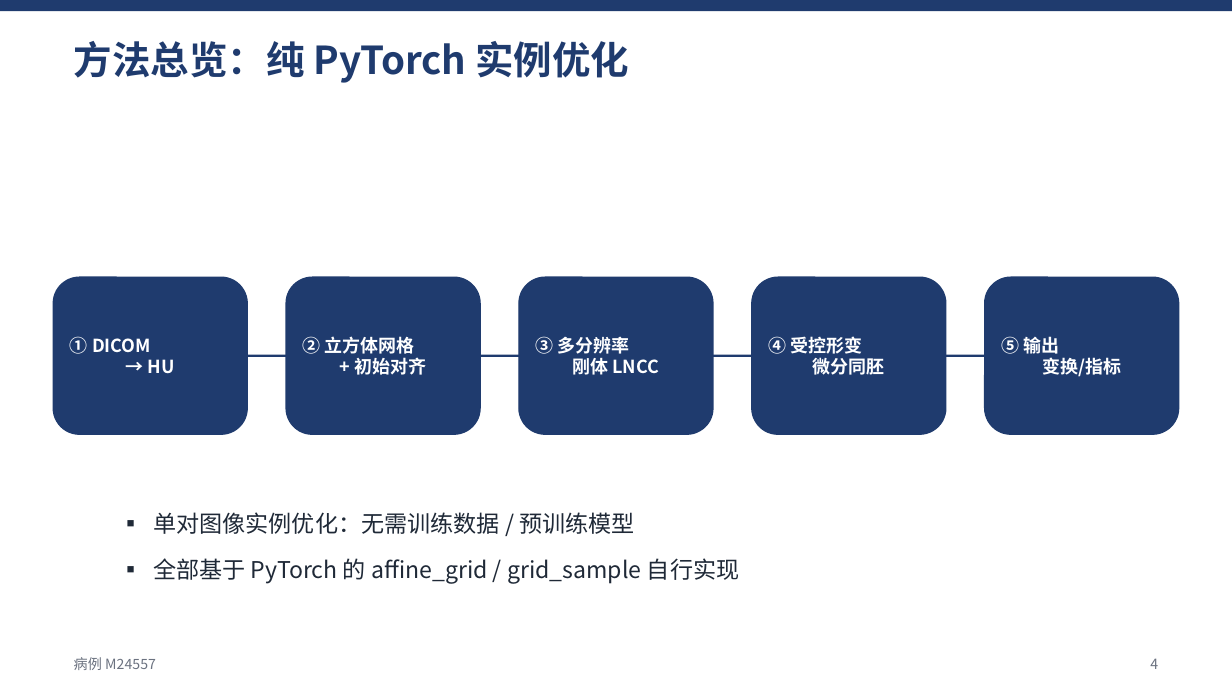
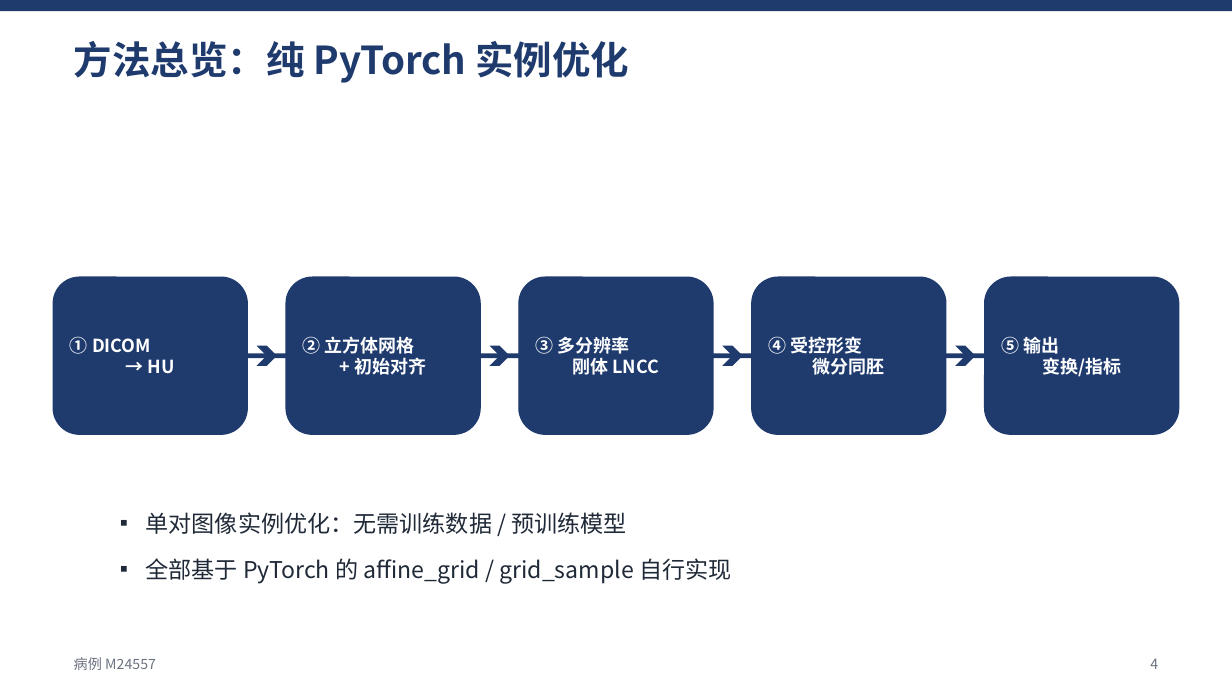
Before and after one commit to develop-yang/Task, a slide deck: slide 4 of results_sample/CBCT_pCT_配准汇报.pptx. Drawn at 1232x693 pixels with LibreOffice and Linux fonts; fonts in the diff are those of the drawing. Boxes give left, top, right and bottom in pixels: in the first picture for what was removed or moved away, otherwise in the second. Text is boxed around its words. In the diff, an @@ line names an element or a change of style, - is before the commit and + after.

```diff
--- a/results_sample/CBCT_pCT_配准汇报.pptx
+++ b/results_sample/CBCT_pCT_配准汇报.pptx
@@ chevron added at (257,346,277,366), fill #1F3B6E @@
@@ chevron added at (490,346,510,366), fill #1F3B6E @@
@@ chevron added at (723,346,743,366), fill #1F3B6E @@
@@ chevron added at (956,346,976,366), fill #1F3B6E @@
@@ text at (146,512,731,583): text changed @@
-▪ 单对图像实例优化：无需训练数据 / 预训练模型
-▪ 全部基于 PyTorch 的 affine_grid / grid_sample 自行实现
+▪ 单对图像实例优化：无需训练数据 / 预训练模型
+▪ 全部基于 PyTorch 的 affine_grid / grid_sample 自行实现
```
Also in this commit, not shown: 8 other slides changed, 3 other files.
